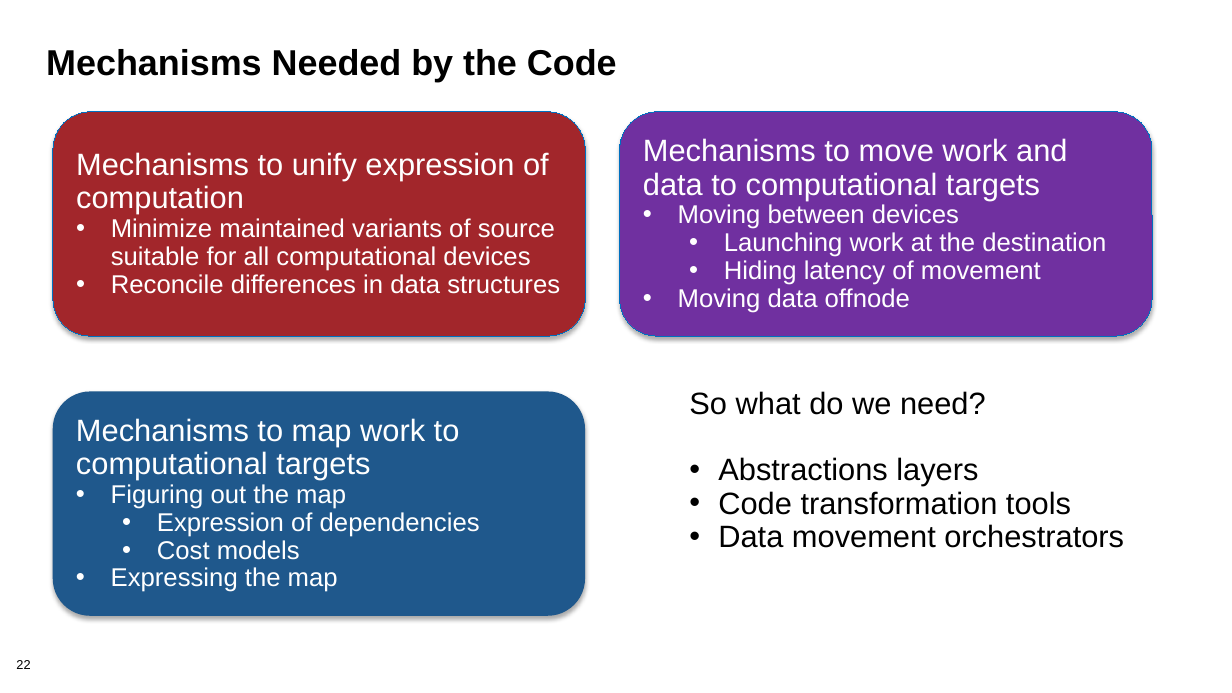
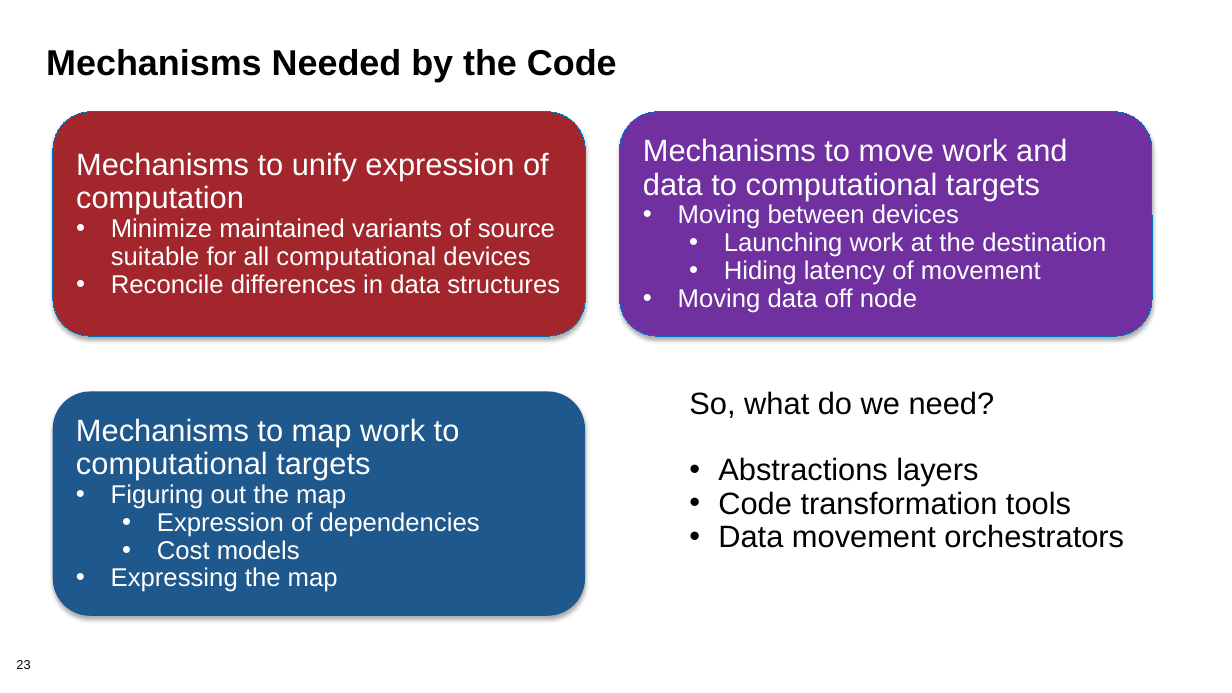
Before and after one commit to bssw-tutorial/presentations, a slide deck: slide 23 of design-a.pptx (slide 22 before the commit). Drawn at 1232x693 pixels with LibreOffice and Linux fonts; fonts in the diff are those of the drawing; background and template pictures are left out. Boxes give left, top, right and bottom in pixels: in the first picture for what was removed or moved away, otherwise in the second. Text is boxed around its words. In the diff, an @@ line names an element or a change of style, - is before the commit and + after.

```diff
--- a/design-a.pptx
+++ b/design-a.pptx
@@ text in rounded rectangle at <box>678,288,917,313</box>: spaces changed @@
-• Moving data offnode
+• Moving data off node
@@ text at <box>689,391,995,418</box>: text changed @@
-So what do we need?
+So, what do we need?
@@ page number at <box>16,660,30,669</box>: text changed @@
-22
+23
```
Also in this commit, not shown: 3 other slides changed, 1 slide added, 2 other files.
